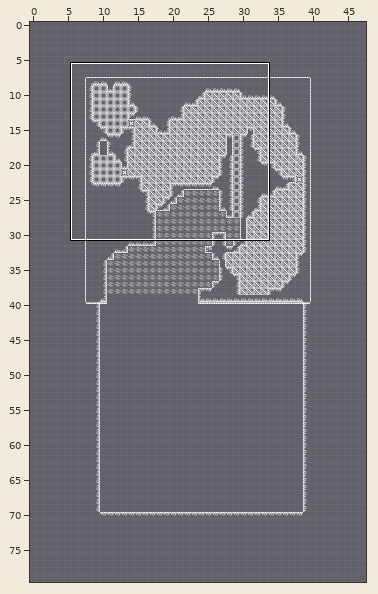
Two states of a Tiled map, Assets/Map.tmx. The first picture is a wide view before the edit; the outline marks the close-up.
Close-up. Earlier state:
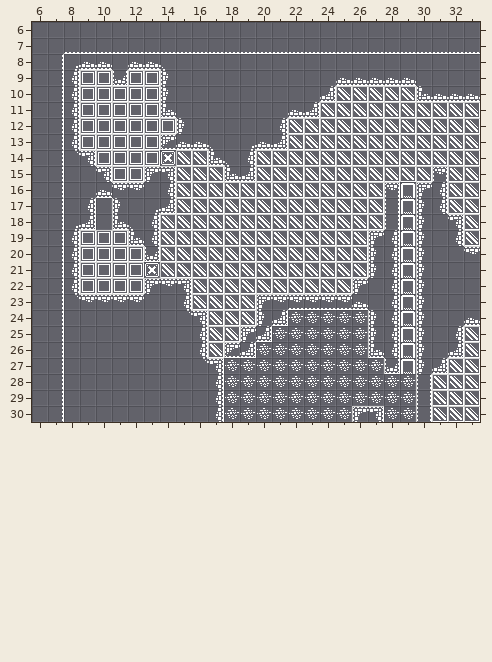
Cells are 16x16 px. Shown: x 6..33, y 6..30. The commit also changed other parts of the map, which this record leaves out.
Now the later version:
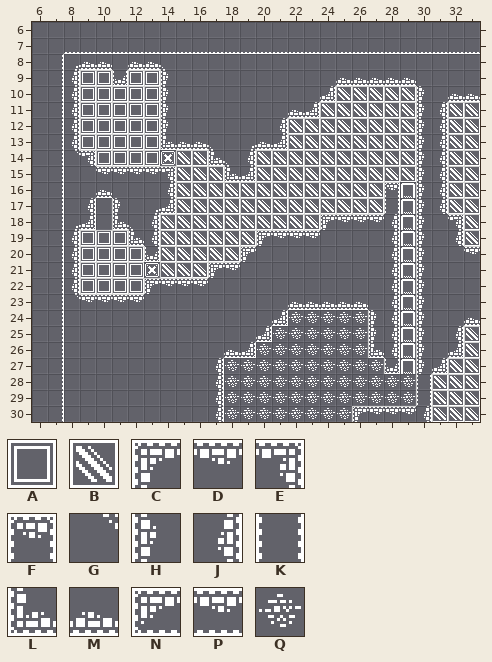
Key: from "Tileset": A 90, B 91, C 195, D 196, E 197, F 198, G 199, H 215, J 217, K 218, L 235, M 236, N 255, P 256, Q 296.
_ is an empty cell.
The exact change:
{"where": "layer \"Obstacles\""}
{"y":10,"x":30,"old":"LM","new":"H_"}
{"y":11,"x":14,"old":"L","new":"H"}
{"y":11,"x":30,"old":"__","new":"HJ"}
{"y":12,"x":14,"old":"_H","new":"H_"}
{"y":12,"x":30,"old":"__","new":"HJ"}
{"y":13,"x":14,"old":"N","new":"L"}
{"y":13,"x":30,"old":"__","new":"HJ"}
{"y":14,"x":30,"old":"__","new":"HJ"}
{"y":15,"x":10,"old":"E__C","new":"DDDD"}
{"y":15,"x":30,"old":"_F","new":"HJ"}
{"y":16,"x":11,"old":"DD","new":"__"}
{"y":16,"x":30,"old":"C","new":"H"}
{"y":18,"x":24,"old":"____K","new":"CDDDJ"}
{"y":19,"x":20,"old":"____","new":"CDDD"}
{"y":19,"x":27,"old":"C","new":"_"}
{"y":20,"x":19,"old":"_","new":"C"}
{"y":20,"x":27,"old":"H","new":"_"}
{"y":21,"x":17,"old":"__","new":"CD"}
{"y":21,"x":27,"old":"H","new":"_"}
{"y":22,"x":15,"old":"E_","new":"DD"}
{"y":22,"x":26,"old":"C","new":"_"}
{"y":23,"x":15,"old":"J","new":"_"}
{"y":23,"x":20,"old":"CDPPPP","new":"__MMMM"}
{"y":24,"x":15,"old":"GE","new":"__"}
{"y":24,"x":20,"old":"H","new":"_"}
{"y":25,"x":16,"old":"J","new":"_"}
{"y":25,"x":19,"old":"C","new":"_"}
{"y":26,"x":16,"old":"J","new":"_"}
{"y":26,"x":18,"old":"N","new":"M"}
{"y":27,"x":16,"old":"GE","new":"_J"}
{"y":30,"x":27,"old":"E__K","new":"DDDJ"}
{"where": "layer \"desert\""}
{"y":30,"x":28,"old":"QQ","new":"__"}
{"where": "layer \"Area1\""}
{"y":12,"x":14,"old":"A","new":"_"}
{"y":15,"x":11,"old":"AA","new":"__"}
{"where": "layer \"Area2\""}
{"y":11,"x":30,"old":"BB","new":"__"}
{"y":12,"x":30,"old":"BB","new":"__"}
{"y":13,"x":30,"old":"BB","new":"__"}
{"y":14,"x":30,"old":"BB","new":"__"}
{"y":15,"x":30,"old":"B","new":"_"}
{"y":18,"x":24,"old":"BBBB","new":"____"}
{"y":19,"x":20,"old":"BBBBBBB","new":"_______"}
{"y":20,"x":19,"old":"BBBBBBBB","new":"________"}
{"y":21,"x":17,"old":"BBBBBBBBBB","new":"__________"}
{"y":22,"x":16,"old":"BBBBBBBBBB","new":"__________"}
{"y":23,"x":16,"old":"BBBB","new":"____"}
{"y":24,"x":17,"old":"BBB","new":"___"}
{"y":25,"x":17,"old":"BB","new":"__"}
{"y":26,"x":17,"old":"B","new":"_"}
